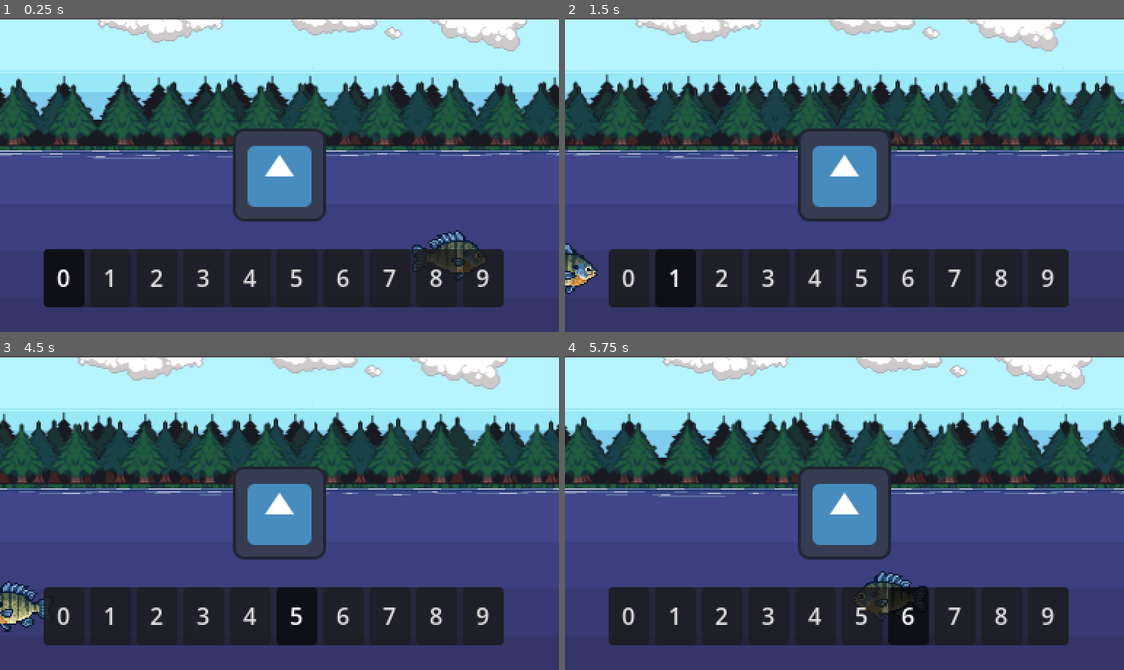
Above: before the commit, frames 1-4 (two rows, left to right).
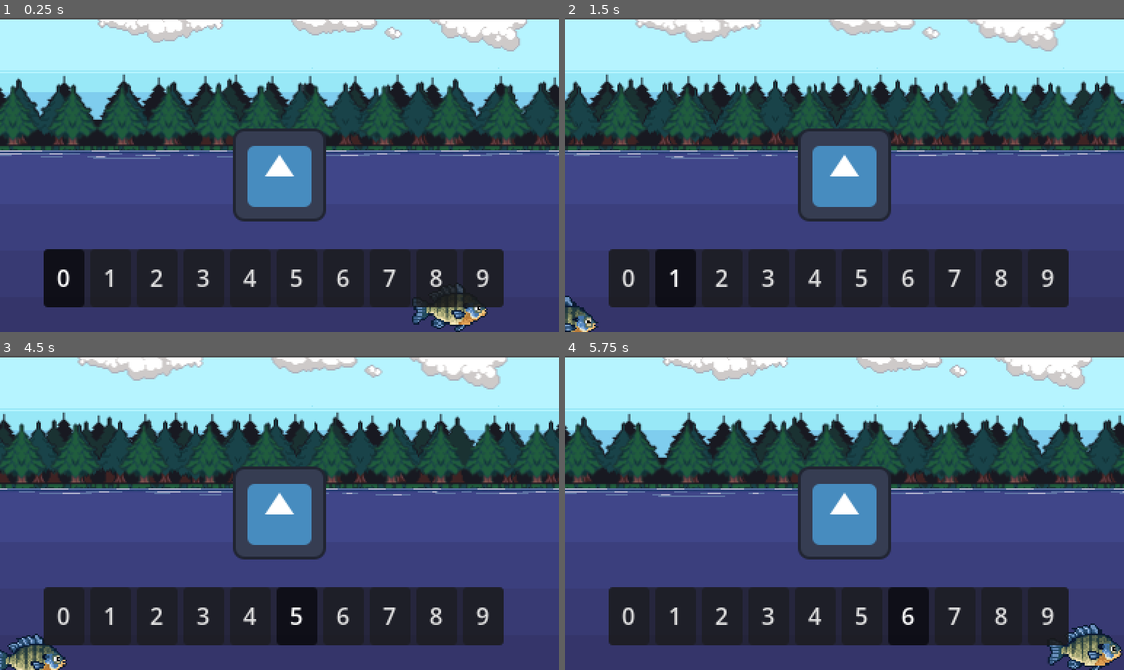
Above: after the commit, the same moments.

Repository: JuanPablo-29/Hoos-Fishing
Game: Godot game, scene res://scenes/MainGame.tscn
Same seed, same stepped clock (60 frames per second), same inputs: the game is played once before the commit and once after it. The engine's default icon, where the game draws it, is replaced by a stand-in: a white triangle on a blue panel in a dark square.
Inputs:
- Up to frame 1 (0.25 s): no input
- Up to frame 2 (1.5 s): hold Right (move_right) 0.53-1.28 s; tap 0 (hotbar_0) at 0.6 s; hold Down (move_down) from 1.28 s (still down); tap 1 (hotbar_1) at 1.35 s
- Up to frame 3 (4.5 s): release Down (move_down) at 2.03 s; hold Right (move_right) 2.03-2.78 s; tap 2 (hotbar_2) at 2.1 s; hold Up (move_up) 2.78-3.53 s; tap 3 (hotbar_3) at 2.85 s; tap Enter at 3.5 s; hold Left (move_left) from 3.53 s (still down); tap 4 (hotbar_4) at 3.6 s; tap 5 (hotbar_5) at 4.35 s
- Up to frame 4 (5.75 s): release Left (move_left) at 5.03 s; hold Down (move_down) from 5.03 s (still down); tap 6 (hotbar_6) at 5.1 s

The runs differ from the first frame. In frame 1, 1.2% of the frame differs, in the area x 73-88%, y 67-100%; in frame 2, 1.0%; in frame 3, 1.7%, in the area x 0-12%, y 71-100%; in frame 4, 1.5%.

Commit message:
Add randomized fish movement and water boundaries

Diff:
--- a/src/gameplay/fishing/fish/swimming_fish.gd
+++ b/src/gameplay/fishing/fish/swimming_fish.gd
@@ -4,6 +4,8 @@
 @export var swim_speed: float = 50.0
 @export var left_boundary: float = 50.0
 @export var right_boundary: float = 500.0
+@export var top_boundary: float = 200.0
+@export var bottom_boundary: float = 600.0
 
 @onready var sprite: Sprite2D = $Sprite2D
 
@@ -11,9 +13,18 @@
 var vertical_offset: float = 0.0
 var swim_time: float = 0.0
 
+@export var min_turn_time: float = 2.0
+@export var max_turn_time: float = 5.0
+
+var turn_timer: float = 0.0
 
 func _physics_process(delta: float) -> void:
 	swim_time += delta
+	turn_timer -= delta
+
+	if turn_timer <= 0.0:
+		swim_direction.x *= -1
+		_reset_turn_timer()
 
 	# Gentle up-and-down swimming motion
 	vertical_offset = sin(swim_time * 2.0) * 10.0
@@ -23,8 +34,17 @@
 
 	move_and_slide()
 
+	if global_position.y <= top_boundary:
+		global_position.y = top_boundary
+		swim_time = 0.0
+
+	elif global_position.y >= bottom_boundary:
+		global_position.y = bottom_boundary
+		swim_time = 0.0
+
 	if global_position.x >= right_boundary:
 		swim_direction = Vector2.LEFT
+
 	elif global_position.x <= left_boundary:
 		swim_direction = Vector2.RIGHT
 
@@ -36,3 +56,9 @@
 		sprite.flip_h = false
 	elif swim_direction.x < 0:
 		sprite.flip_h = true
+
+func _reset_turn_timer() -> void:
+	turn_timer = randf_range(min_turn_time, max_turn_time)
+
+func _ready() -> void:
+	_reset_turn_timer()
